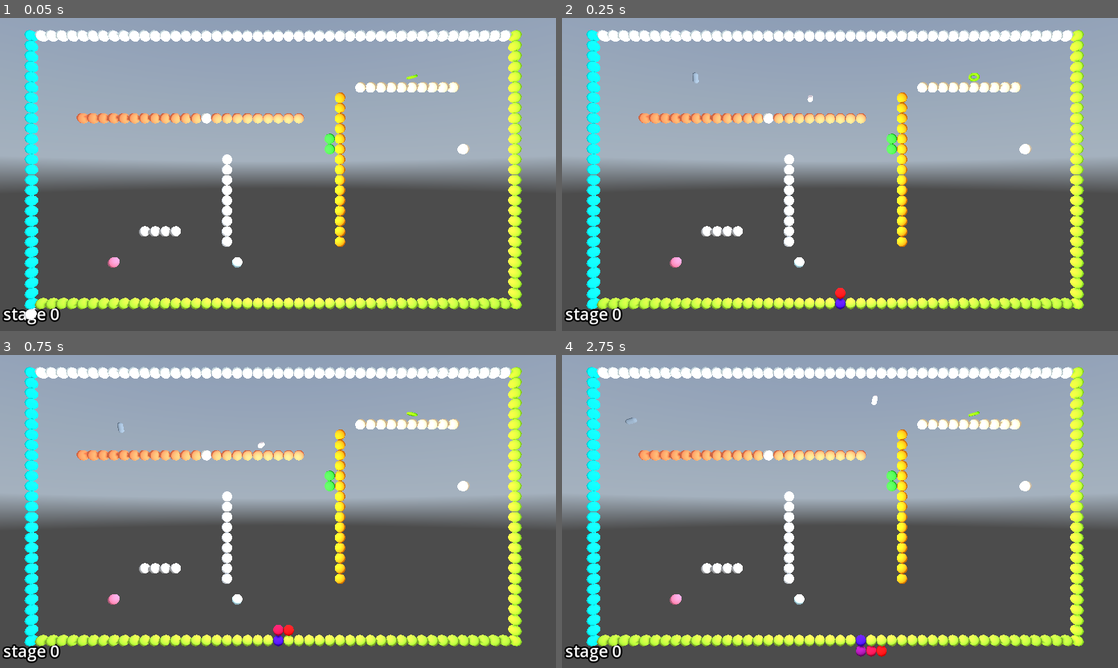
Above: before the commit, frames 1-4 (two rows, left to right).
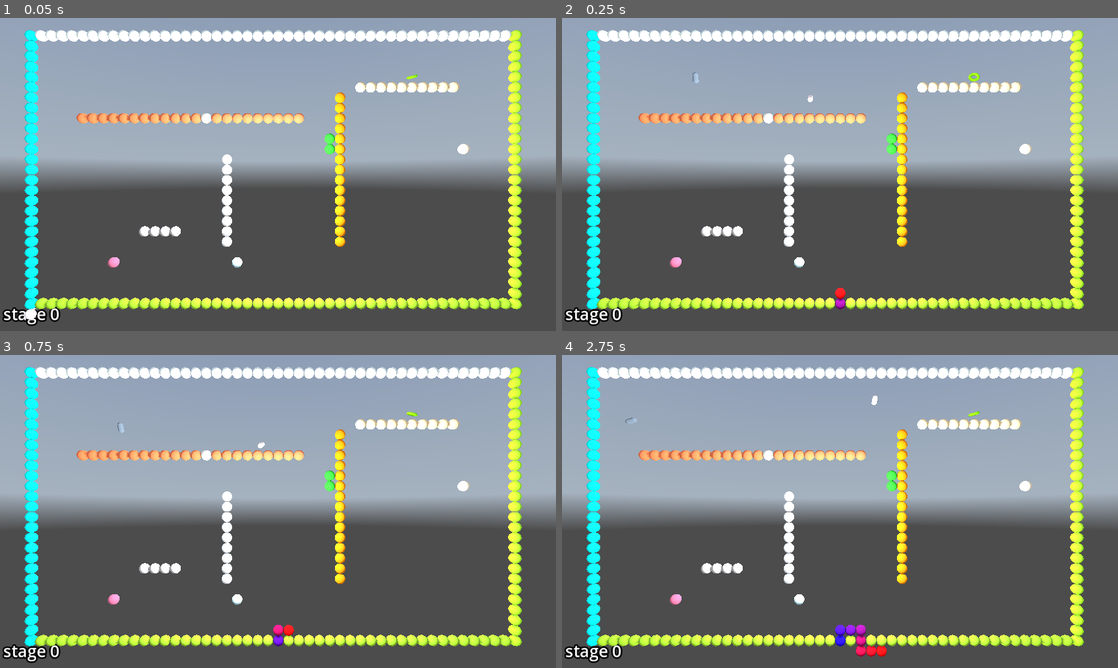
Above: after the commit, the same moments.

Repository: kasworld/gd4snakebyte3d
Game: Godot game, scene res://main.tscn
Two runs of this game, one before a commit and one after it. Both use one fixed random seed, a clock stepped at 60 frames per second and the inputs below. A sky picture missing from this copy of the repository is replaced by a grey-blue gradient.
Inputs (mouse positions are in pixels of both pictures, inside the frame that each line leads up to):
- Up to frame 1 (0.05 s): no input
- Up to frame 2 (0.25 s): no input
- Up to frame 3 (0.75 s): tap Enter at 0.5 s; move the mouse to (400, 495) at 0.52 s; hold Right from 0.53 s (still down); click (400, 495) at 0.67 s
- Up to frame 4 (2.75 s): move the mouse to (728, 527) at 1.27 s; release Right at 1.28 s; hold Down 1.28-2.03 s; move the mouse to (895, 442) at 2.02 s; hold Right from 2.03 s (still down)

Frame 1 is identical in both runs. In frame 2, less than 0.1% of the frame differs, in the area x 49-51%, y 89-94%; in frame 3, less than 0.1%; in frame 4, 0.4%, in the area x 48-57%, y 86-97%.

Commit message:
handle body len inc

Diff:
--- a/global/settings.gd
+++ b/global/settings.gd
@@ -18,7 +18,7 @@
 
 var LightColorList = NamedColorList.make_light_color_list()
 
-const SnakeLenStart := 4
+const SnakeLenStart := 8
 const SankeLenInc := 4
 const StartPos := Vector2i(Settings.FieldWidth/2, Settings.FieldHeight-1)
 const GoalPos := Vector2i(Settings.FieldWidth/2, 0)
--- a/snake.gd
+++ b/snake.gd
@@ -3,15 +3,17 @@
 
 var pos2d_list :Array[Vector2i]
 var move_dir :Dir8Lib.Dir
+var dest_body_len :int
 
 func init(pos :Vector2i) -> void:
 	var mesh = ShapeLib.new_mesh_by_type(ShapeLib.Shape.Sphere, 0.5)
 	$Body.init(mesh, Color.WHITE, Settings.FieldWidth*Settings.FieldHeight/2, Vector3.ZERO)
-	for i in Settings.SnakeLenStart:
-		pos2d_list.append(pos)
+	dest_body_len = Settings.SnakeLenStart
+	pos2d_list.append(pos)
 
 func process_frame() -> void:
-	var tail = pos2d_list.pop_back()
+	if pos2d_list.size() >= dest_body_len:
+		pos2d_list.pop_back()
 	var head = pos2d_list[0] + Dir8Lib.Dir2Vt[move_dir]
 	pos2d_list.push_front(head)
 	$Body.set_visible_count(pos2d_list.size())
